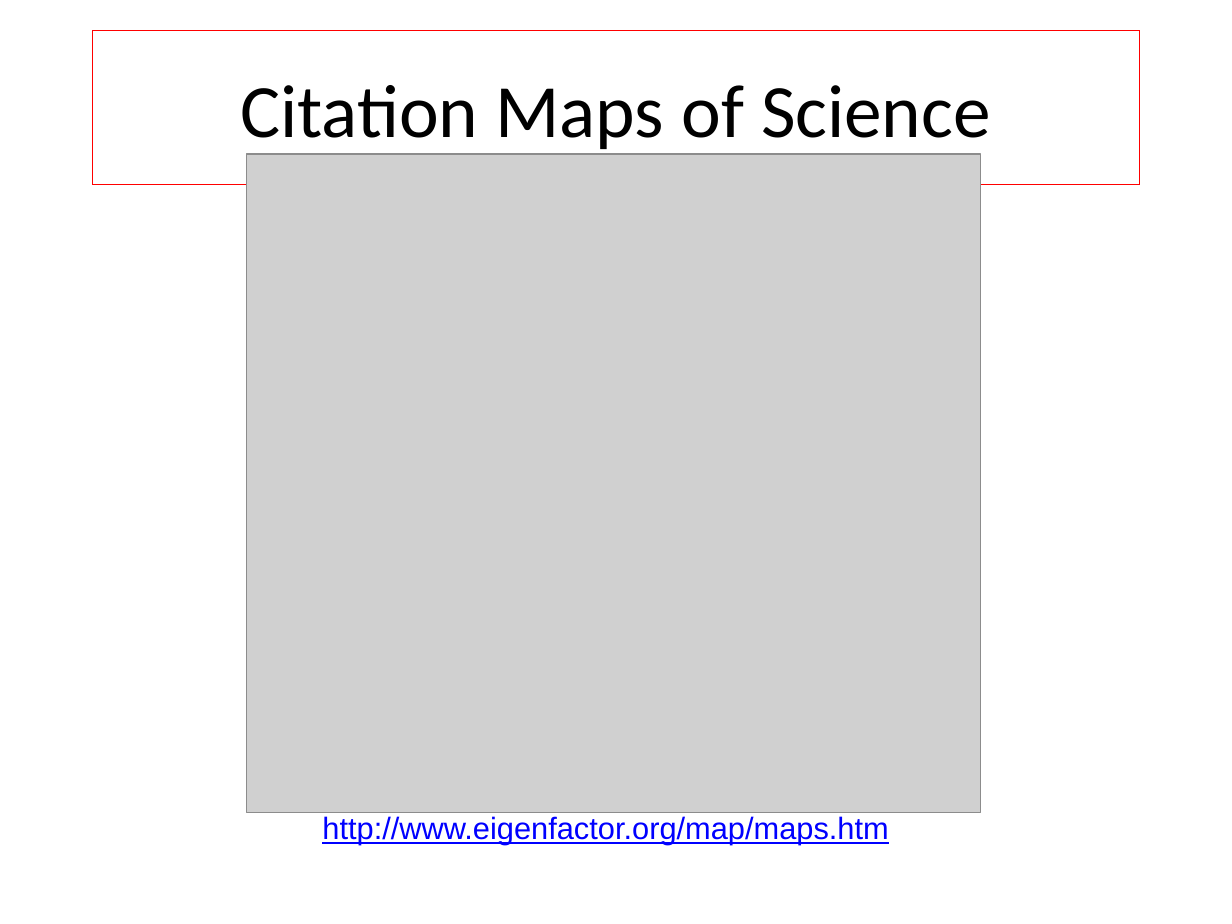
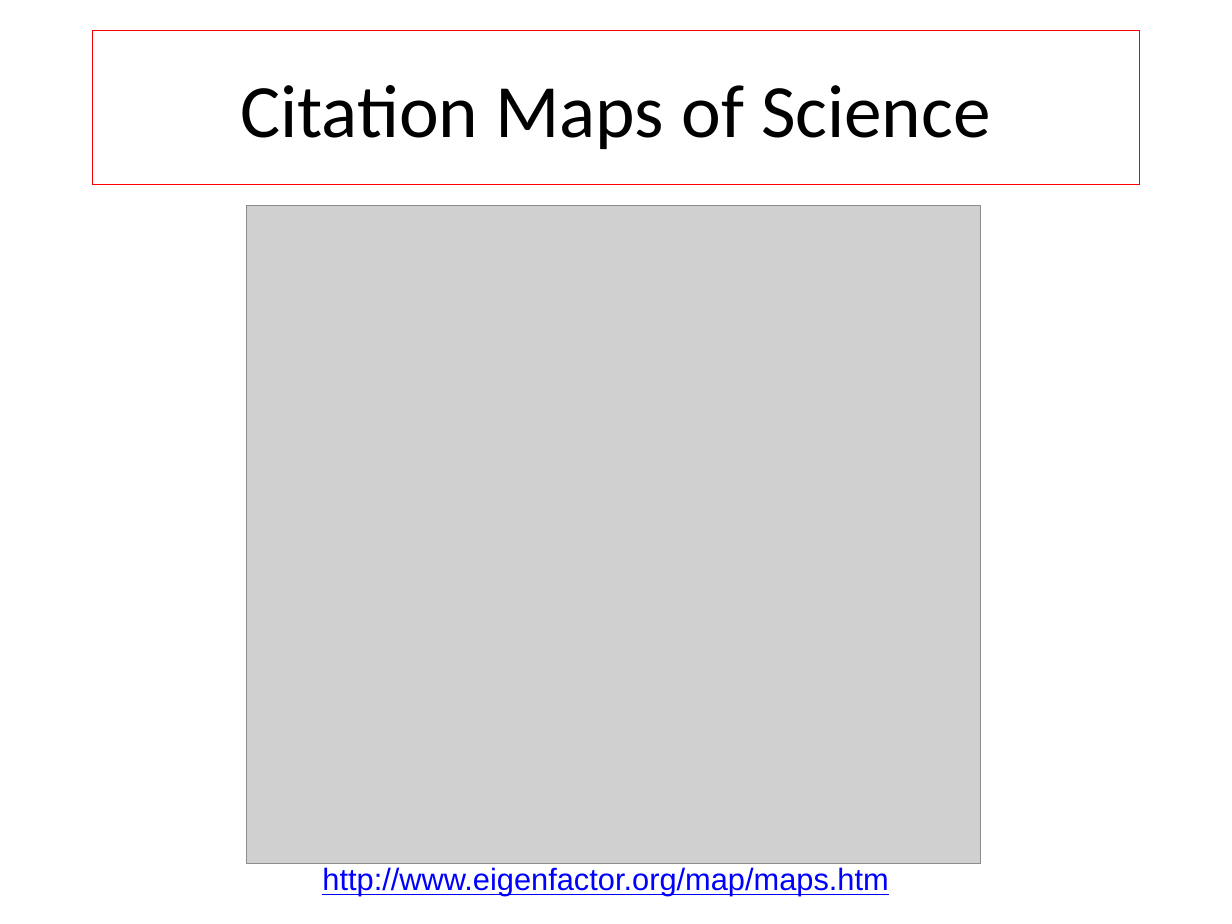
Before and after one commit to phvargas/cs834-f16, a slide deck: slide 74 of slides/chap4-mln.pptx. Drawn at 1232x924 pixels with LibreOffice and Linux fonts; fonts in the diff are those of the drawing; grey boxes stand for pictures. Boxes give left, top, right and bottom in pixels: in the first picture for what was removed or moved away, otherwise in the second. Text is boxed around its words. In the diff, an @@ line names an element or a change of style, - is before the commit and + after.

```diff
--- a/slides/chap4-mln.pptx
+++ b/slides/chap4-mln.pptx
@@ picture: place and size @@
-picture at <box>246,154,981,812</box>
+picture at <box>246,206,981,864</box>
@@ text "http://www.eigenfactor.org/map/maps.htm": place and size @@
-text "http://www.eigenfactor.org/map/maps.htm" at <box>322,816,888,845</box>
+text "http://www.eigenfactor.org/map/maps.htm" at <box>322,867,888,896</box>
```
Also in this commit, not shown: 8 other slides changed.
